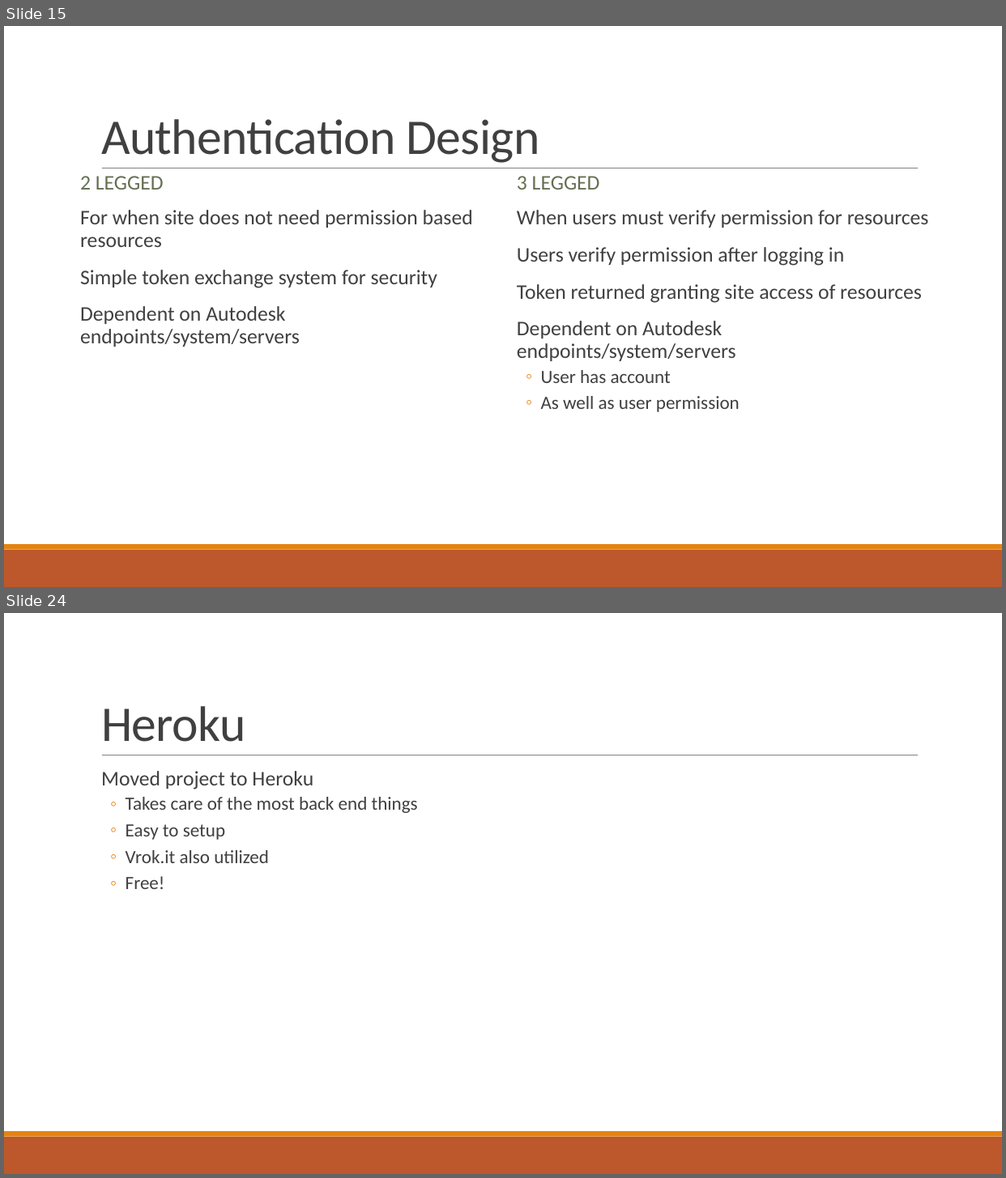
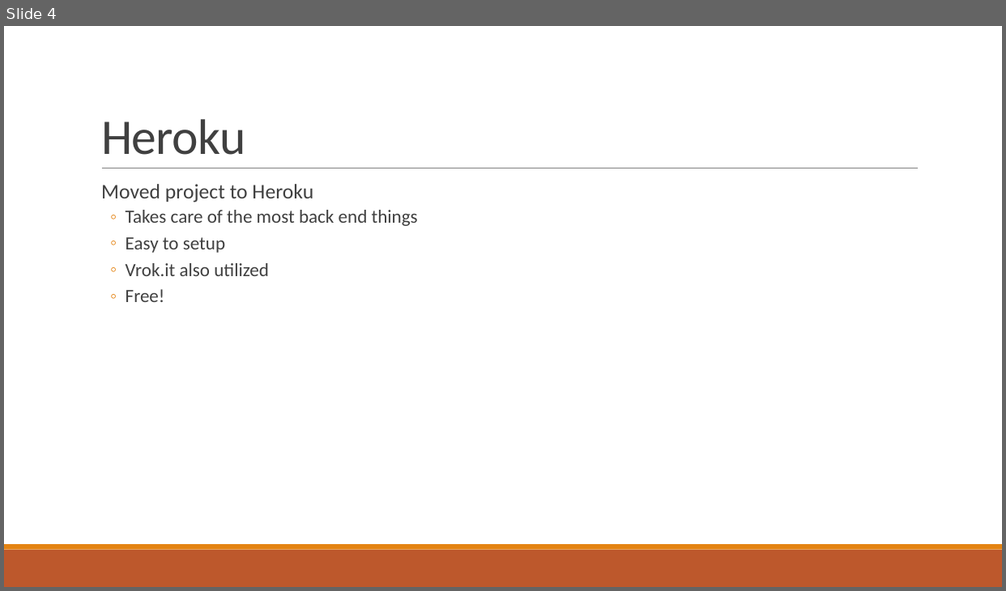
Before and after one commit to gonsalvg/Capstone-Forge-App, a slide deck: Project Documents/Progress Report 2/Progress report.pptx. Shown one above the other, each under a label of ours: slides 15 and 24 before the commit, slide 4 after it; the slides between them are not shown. The pictures are 1006x1178 and 1006x591 pixels, drawn with LibreOffice and Linux fonts; fonts in the diff are those of the drawing. Boxes give left, top, right and bottom in pixels: in the first picture for what was removed or moved away, otherwise in the second. Text is boxed around its words. In the diff, an @@ line names an element or a change of style, - is before the commit and + after.

Commit message:
tweaks to powerpoint

```diff
--- a/Project Documents/Progress Report 2/Progress report.pptx
+++ b/Project Documents/Progress Report 2/Progress report.pptx
@@ slide 15 removed at [4,26,1002,587], background #FFFFFF; not listed: 3 template elements that a slide beside it also shows @@
@@ title removed at [101,119,540,163] @@
-Authentication Design
@@ text removed at [80,176,164,190] @@
-2 LEGGED
@@ text removed at [517,176,600,190] @@
-3 LEGGED
@@ text removed at [80,210,473,347] @@
-  For when site does not need permission based resources
-  Simple token exchange system for security
-  Dependent on Autodesk endpoints/system/servers
@@ text removed at [517,210,929,412] @@
-  When users must verify permission for resources
-  Users verify permission after logging in
-  Token returned granting site access of resources
-  Dependent on Autodesk endpoints/system/servers
-  ◦ User has account
-  ◦ As well as user permission
@@ what was slide 24 is now slide 4 @@
```
Also in this commit, not shown: 19 other slides removed.
